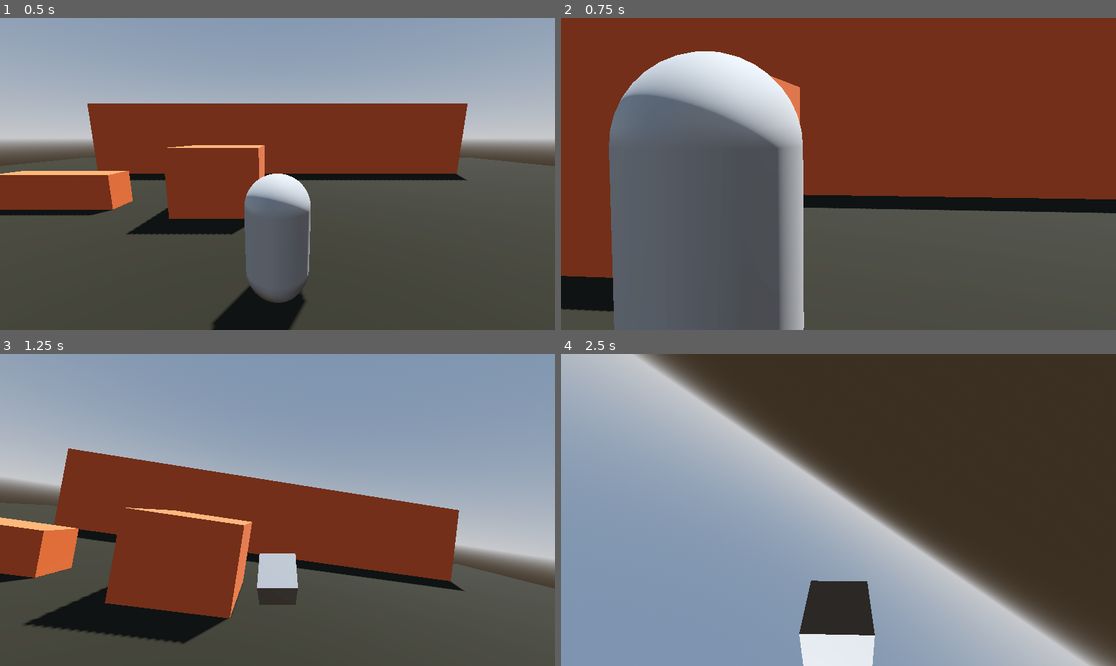
Above: before the commit, frames 1-4 (two rows, left to right).
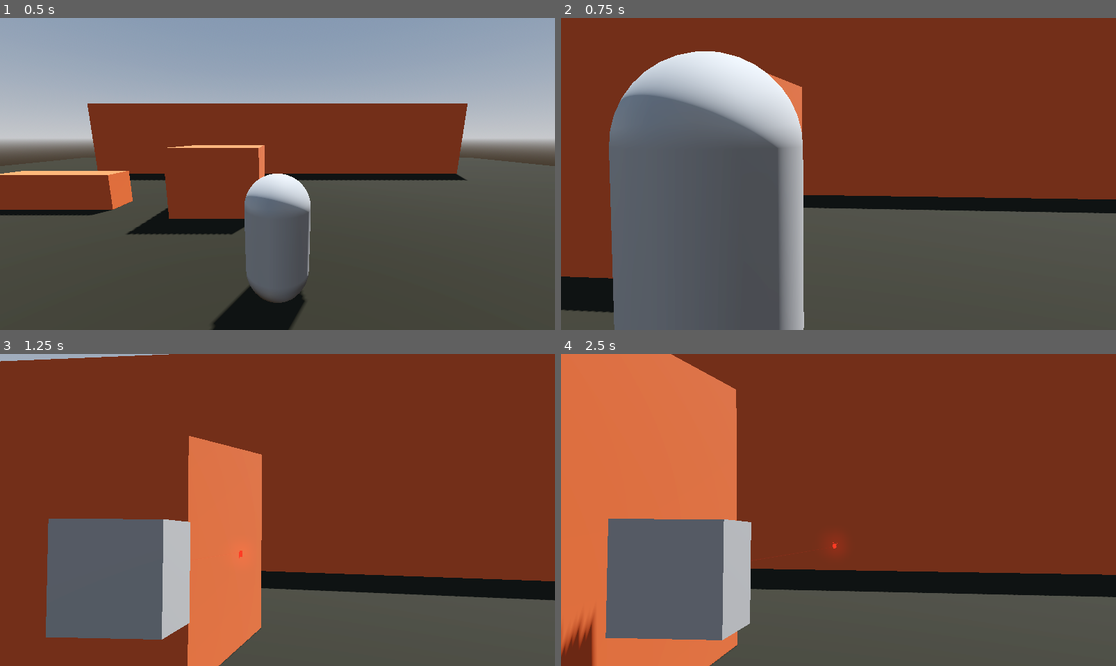
Above: after the commit, the same moments.

Repository: Peter-Pyshnyy/metamorphosis-game-jam-
Game: Godot game, scene res://main_scene.tscn
Same seed, same stepped clock (60 frames per second), same inputs: the game is played once before the commit and once after it.
Inputs (mouse positions are in pixels of both pictures, inside the frame that each line leads up to):
- Up to frame 1 (0.5 s): no input
- Up to frame 2 (0.75 s): tap Enter at 0.5 s; move the mouse to (866, 174) at 0.52 s; hold W (move_forward) from 0.53 s (still down); hold Right mouse button (zoom) from 0.53 s (still down); click (866, 174) at 0.6 s
- Up to frame 3 (1.25 s): keep holding W (move_forward); keep holding Right mouse button (zoom); tap Space (move_jump) at 0.77 s
- Up to frame 4 (2.5 s): keep holding W (move_forward); move the mouse to (810, 510) at 1.27 s; release Right mouse button (zoom) at 1.28 s; right-click (810, 510) at 1.35 s; tap Space (move_jump) at 1.52 s; click (810, 510) at 1.55 s; move the mouse to (849, 503) at 2.02 s; hold Right mouse button (zoom) from 2.03 s (still down); click (849, 503) at 2.1 s

Frame 1 is identical in both runs. In frame 2, 0.2% of the frame differs, in the area x 0-99%, y 17-95%; in frame 3, 73%; in frame 4, 99%, in the area x 0-100%, y 0-100%.

Commit message:
added "enemy"

Diff:
--- a/Camera3D.gd
+++ b/Camera3D.gd
@@ -6,7 +6,6 @@
 var default_twist := Vector3(0, 0, 0)
 
 var is_zooming := false
-var is_zoomed := false
 var zoom_speed := 25.
 var close_fov := 27.
 var close_pos := Vector3(0.75, -0.70, 0)
@@ -33,7 +32,7 @@
 
 # Called every frame. 'delta' is the elapsed time since the previous frame.
 func _process(delta):
-	if Input.is_action_pressed("zoom") and !is_zoomed and !TO:
+	if Input.is_action_pressed("zoom") and !Global.is_gun and !TO:
 		is_zooming = true
 		camera.fov = lerp(camera.fov, close_fov, delta * zoom_speed)
 		spring_arm.position = spring_arm.position.lerp(close_pos, delta * zoom_speed)
@@ -59,7 +58,7 @@
 			spring_arm.position = close_pos
 			#pitch.rotation = close_pitch
 			#twist.rotation = close_twist
-			is_zoomed = true
+			Global.is_gun = true
 
 	if !TO:
 		gun_mesh.rotation = twist.rotation + pitch.rotation - close_pitch - close_twist
@@ -71,10 +70,8 @@
 		gun_mesh.rotate_object_local(Vector3(1, 0, 0), 6*delta)
 		gun_collision.rotate_object_local(Vector3(1, 0, 0), 6*delta)
 
-
-	print(player.rotation)
 	#after shot
-	if player.shot and is_zoomed:
+	if player.shot and Global.is_gun:
 		if !TO:
 			TO = true
 			#timer start
@@ -94,17 +91,17 @@
 		TO = false
 		player.shot = false
 		unzoom(delta)
-		is_zoomed = false
+		Global.is_gun = false
 		player.position.y += 0.5
 	elif !Input.is_action_pressed("zoom") and is_zooming:
 		unzoom(delta)
 
 
 	#prevent player from falling through the ground and rotating
-	if Input.is_action_just_released("zoom") and is_zoomed:
+	if Input.is_action_just_released("zoom") and Global.is_gun:
 		player.lock_rotation = true
 		player.rotation = Vector3.ZERO
-		is_zoomed = false
+		Global.is_gun = false
 		player.position.y += 0.5
 
 	#used to prevent a bug where gun slowly falls down
--- a/Player.gd
+++ b/Player.gd
@@ -1,9 +1,8 @@
-#TODO add spring hand
+#TODO add look back
 #IDEAS fixed N of shots per lvl
 extends RigidBody3D
 
 var mouse_sensitivity := 0.001
-var is_gun := false
 var shot := false
 var twist_input := 0.0
 var pitch_input := 0.0
@@ -21,6 +20,7 @@
 # Called when the node enters the scene tree for the first time.
 func _ready():
 	Input.set_mouse_mode(Input.MOUSE_MODE_CAPTURED)
+	Global.is_gun = false
 
 
 # Called every frame. 'delta' is the elapsed time since the previous frame.
@@ -34,7 +34,7 @@
 
 
 	#block movement when gun
-	if !is_gun:
+	if !Global.is_gun:
 		# If on ground, allow movement, else limit air controll
 		if is_on_ground:
 			# Calculate movement direction based on player rotation
@@ -50,14 +50,14 @@
 	if is_on_ground and Input.is_action_pressed("move_jump"):
 		linear_velocity.y = jump_strength  # Apply upward velocity
 
-	if Input.is_action_pressed("zoom"):
-		is_gun = true
-		#lock_rotation = false
-
+	if Global.is_gun:
 		if Input.is_action_just_pressed("shoot"):
 			shot = true
+			if(Global.is_on_target):
+				Global.target.eye_die()
 	elif !shot:
-		is_gun = false
+		pass
+		#Global.is_gun = false
 		#lock_rotation = true
 
 
@@ -66,7 +66,7 @@
 
 	twist_pivot.rotate_y(twist_input)
 	pitch_pivot.rotate_x(pitch_input)
-	if !is_gun:
+	if !Global.is_gun:
 		pitch_pivot.rotation.x = clamp(pitch_pivot.rotation.x,
 			deg_to_rad(-35),
 			deg_to_rad(35)
@@ -76,7 +76,7 @@
 
 
 func _unhandled_input(event : InputEvent):
-	if camera.is_zooming and !camera.is_zoomed:
+	if camera.is_zooming and !Global.is_gun:
 		return
 	if event is InputEventMouseMotion:
 		if Input.get_mouse_mode() == Input.MOUSE_MODE_CAPTURED:
--- a/gun.gd
+++ b/eye.gd
@@ -1,6 +1,5 @@
-extends Node
+extends Area3D
 
-@onready var player = $"."
 
 # Called when the node enters the scene tree for the first time.
 func _ready():
@@ -9,5 +8,15 @@
 
 # Called every frame. 'delta' is the elapsed time since the previous frame.
 func _process(delta):
-	if player.is_gun:
-		print("PLAYER")
+	pass
+
+func _on_body_entered(body):
+	if body == $MeshInstance3D/sb3d_eye:
+		return
+	else:
+		print(body.name)
+		eye_die()
+
+func eye_die():
+	print("I am die")
+	queue_free()
--- /dev/null
+++ b/eye.tscn
@@ -0,0 +1,25 @@
+[gd_scene load_steps=5 format=3 uid="uid://bvdm24qsc763u"]
+
+[ext_resource type="Script" path="res://eye.gd" id="1_b7jei"]
+
+[sub_resource type="SphereMesh" id="SphereMesh_a4jkg"]
+
+[sub_resource type="SphereShape3D" id="SphereShape3D_ot8jl"]
+
+[sub_resource type="SphereShape3D" id="SphereShape3D_2cdpv"]
+
+[node name="Area3D" type="Area3D"]
+script = ExtResource("1_b7jei")
+
+[node name="MeshInstance3D" type="MeshInstance3D" parent="."]
+mesh = SubResource("SphereMesh_a4jkg")
+
+[node name="sb3d_eye" type="StaticBody3D" parent="MeshInstance3D"]
+
+[node name="CollisionShape3D" type="CollisionShape3D" parent="MeshInstance3D/sb3d_eye"]
+shape = SubResource("SphereShape3D_ot8jl")
+
+[node name="CollisionShape3D" type="CollisionShape3D" parent="."]
+shape = SubResource("SphereShape3D_2cdpv")
+
+[connection signal="body_entered" from="." to="." method="_on_body_entered"]
--- /dev/null
+++ b/global.gd
@@ -0,0 +1,5 @@
+extends Node
+
+var is_gun : bool
+var is_on_target : bool
+var target : Object
--- a/laser.gd
+++ b/laser.gd
@@ -2,6 +2,8 @@
 
 @onready var beam_mesh := $beamMesh
 @onready var end_particles := $beamMesh/end_particle
+
+var on_target := false
 
 # Called when the node enters the scene tree for the first time.
 func _ready():
@@ -14,6 +16,12 @@
 	force_raycast_update()
 
 	if is_colliding():
+		if get_collider().name == "sb3d_eye":
+			Global.is_on_target = true
+			Global.target = get_collider().get_parent().get_parent()
+		else:
+			Global.is_on_target = false
+
 		cast_point = to_local(get_collision_point())
 
 		beam_mesh.visible = true
--- a/main_scene.tscn
+++ b/main_scene.tscn
@@ -1,6 +1,7 @@
-[gd_scene load_steps=14 format=3 uid="uid://q3oh4mfgdul3"]
+[gd_scene load_steps=15 format=3 uid="uid://q3oh4mfgdul3"]
 
 [ext_resource type="PackedScene" uid="uid://vyby26br5i3n" path="res://player.tscn" id="1_fh0n2"]
+[ext_resource type="PackedScene" uid="uid://bvdm24qsc763u" path="res://eye.tscn" id="2_5trdf"]
 
 [sub_resource type="ProceduralSkyMaterial" id="ProceduralSkyMaterial_u7ri3"]
 sky_horizon_color = Color(0.64625, 0.65575, 0.67075, 1)
@@ -95,3 +96,15 @@
 
 [node name="CollisionShape3D" type="CollisionShape3D" parent="cube2/StaticBody3D"]
 shape = SubResource("ConcavePolygonShape3D_1wjc0")
+
+[node name="Area3D" parent="." instance=ExtResource("2_5trdf")]
+transform = Transform3D(1, 0, 0, 0, 1, 0, 0, 0, 1, 2.8646, 0.966649, 2.39027)
+
+[node name="Area3D2" parent="." instance=ExtResource("2_5trdf")]
+transform = Transform3D(1, 0, 0, 0, 1, 0, 0, 0, 1, 0.633013, 0.966649, 2.39027)
+
+[node name="Area3D3" parent="." instance=ExtResource("2_5trdf")]
+transform = Transform3D(1, 0, 0, 0, 1, 0, 0, 0, 1, -1.61131, 0.966649, 2.39027)
+
+[node name="Area3D4" parent="." instance=ExtResource("2_5trdf")]
+transform = Transform3D(1, 0, 0, 0, 1, 0, 0, 0, 1, -4.19245, 0.966649, 2.39027)
--- a/project.godot
+++ b/project.godot
@@ -13,6 +13,10 @@
 config/name="Metamorphosis"
 run/main_scene="res://main_scene.tscn"
 config/features=PackedStringArray("4.2", "Forward Plus")
+
+[autoload]
+
+Global="*res://global.gd"
 
 [input]
 
